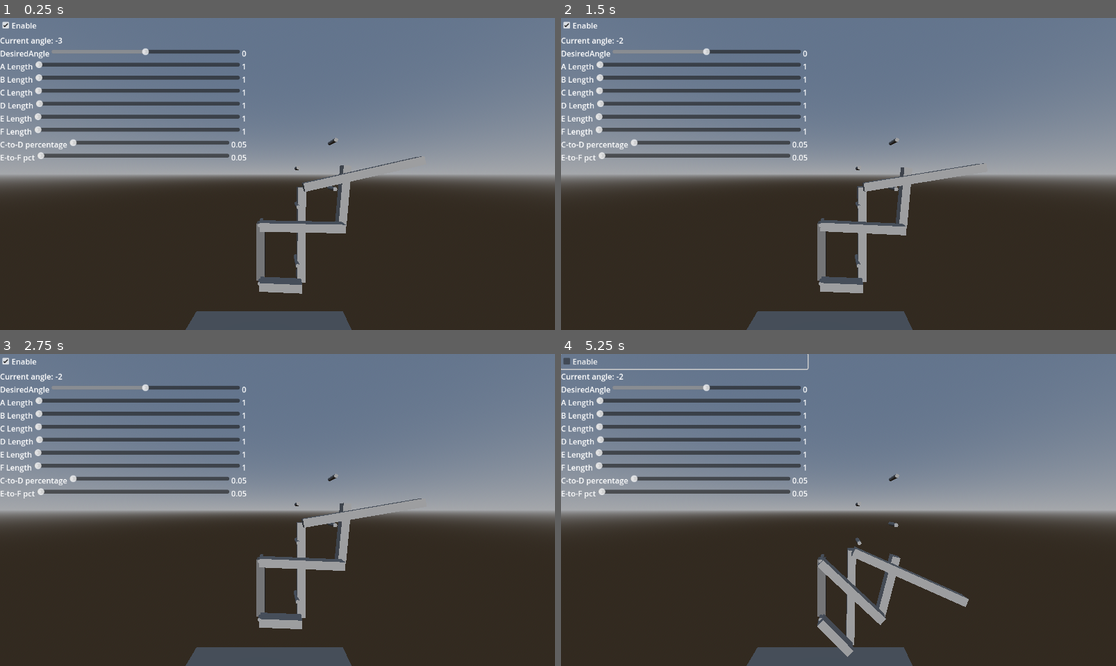
Above: before the commit, frames 1-4 (two rows, left to right).
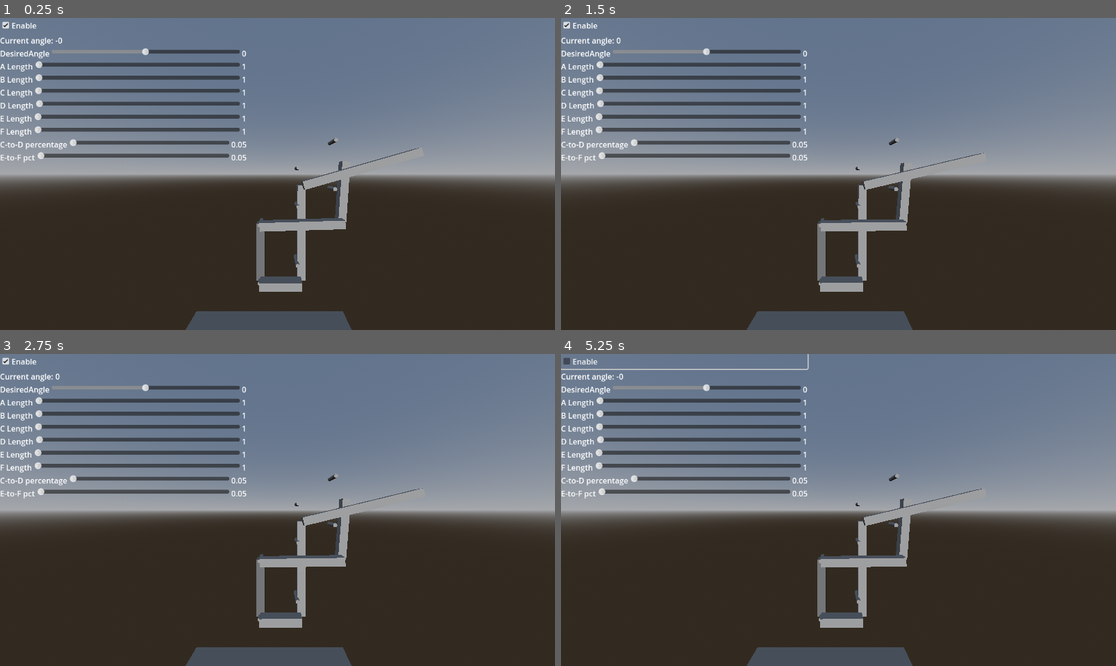
Above: after the commit, the same moments.

Repository: cxw42/godot-wings-demo
Game: Godot game, scene res://top_node.tscn
Two runs of this game, one before a commit and one after it. Both use one fixed random seed, a clock stepped at 60 frames per second and the inputs below.
Inputs:
- Up to frame 1 (0.25 s): no input
- Up to frame 2 (1.5 s): tap Enter (ui_accept) at 0.5, 0.77 s; hold Right (ui_right) 0.53-1.28 s; hold Down (ui_down) from 1.28 s (still down)
- Up to frame 3 (2.75 s): tap Enter (ui_accept) at 1.52 s; release Down (ui_down) at 2.03 s; hold Right (ui_right) from 2.03 s (still down)
- Up to frame 4 (5.25 s): release Right (ui_right) at 2.78 s; hold Up (ui_up) 2.78-3.53 s; tap Enter (ui_accept) at 3.02, 3.77 s; hold Left (ui_left) 3.53-4.25 s; click "Enable" at 4.25 s; hold Left (ui_left) from 5.03 s (still down)

The runs differ from the first frame. In frame 1, 0.7% of the frame differs, in the area x 10-76%, y 6-89%; in frame 2, 0.8%; in frame 3, 0.7%; in frame 4, 3.3%, in the area x 10-76%, y 6-98%.

Commit message:
Changing beams per UI [WIP]

Diff:
--- a/project.godot
+++ b/project.godot
@@ -17,7 +17,7 @@
 
 [physics]
 
-3d/default_gravity=32.0
+3d/default_gravity=0.0
 3d/default_linear_damp=3.0
 3d/default_angular_damp=3.0
 
--- a/top_node.tscn
+++ b/top_node.tscn
@@ -31,6 +31,8 @@
 var along_c_pct: float ## c->d pctage of the way along C, 0..1
 var along_f_pct: float ## e->f pctage of the way along F, 0..1
 
+#var need_rebuild := false
+
 ## Resize a beam having a CSGMesh3D child and a CollisionShape3D child,
 ## in that order.
 func resize_beam_(beam: Node3D, length_m: float):
@@ -52,6 +54,7 @@
 func rebuild_():
     if not is_inside_tree() or not a_to_b:
         return
+    #need_rebuild = false
 
     # Freeze the nodes so we can move them
     for node in [b_beam, c_beam, d_beam, e_beam, f_beam]:
@@ -72,28 +75,28 @@
     resize_beam_(e_beam, e_m)
     resize_beam_(f_beam, f_m)
 
-    # Reposition the end-of-beam joints, starting from the base (A).
+    # Reposition the beams and end-of-beam joints, starting from the base (A).
     # Each beam's Y axis extends along the beam, away from A.
-    var a_bottom = a_beam.global_position - a_beam.global_basis.y * Vector3(0,a_m/2,0)
+    var a_bottom = a_beam.global_position - a_beam.global_basis.y.normalized() * Vector3(0,a_m/2,0)
     a_to_b.global_position = a_bottom
-
-    var a_top = a_beam.global_position + a_beam.global_basis.y * Vector3(0,a_m/2,0)
+    b_beam.global_position = a_bottom + b_beam.global_basis.y.normalized() * Vector3(0, b_m/2, 0)
+
+    var a_top = a_beam.global_position + a_beam.global_basis.y.normalized() * Vector3(0,a_m/2,0)
     a_to_c.global_position = a_top
-    b_to_d.global_position = a_to_b.global_position + -b_beam.global_basis.y * Vector3(0,b_m,0)
-    c_to_e.global_position = c_beam.global_position + -c_beam.global_basis.y * Vector3(0,c_m,0)
-    d_to_f.global_position = d_beam.global_position + -d_beam.global_basis.y * Vector3(0,d_m,0)
-
-    # Central ones
-    c_to_d.global_position = c_beam.global_position + -c_beam.global_basis.y * Vector3(0,c_m*along_c_pct,0)
-    e_to_f.global_position = f_beam.global_position + -f_beam.global_basis.y * Vector3(0,f_m*along_f_pct,0)
-
-    # Reposition the beams
-    b_beam.global_position = a_bottom + -b_beam.global_basis.y * Vector3(0, b_m/2, 0)
-    c_beam.global_position = a_top + c_beam.global_basis.y * Vector3(0, c_m/2, 0)
-    #print(c_beam.global_position)
-    d_beam.global_position = b_to_d.global_position + -d_beam.global_basis.y * Vector3(0, d_m/2, 0)
-    e_beam.global_position = c_to_e.global_position + -e_beam.global_basis.y * Vector3(0, e_m/2, 0)
-    f_beam.global_position = d_to_f.global_position + -f_beam.global_basis.y * Vector3(0, f_m/2, 0)
+    c_beam.global_position = a_top + c_beam.global_basis.y.normalized() * Vector3(0, c_m/2, 0)
+
+    b_to_d.global_position = a_to_b.global_position + b_beam.global_basis.y.normalized() * Vector3(0,b_m,0)
+    d_beam.global_position = b_to_d.global_position + d_beam.global_basis.y.normalized() * Vector3(0, d_m/2, 0)
+
+    c_to_e.global_position = c_beam.global_position + c_beam.global_basis.y.normalized() * Vector3(0,c_m,0)
+    e_beam.global_position = c_to_e.global_position + e_beam.global_basis.y.normalized() * Vector3(0, e_m/2, 0)
+
+    d_to_f.global_position = d_beam.global_position + d_beam.global_basis.y.normalized() * Vector3(0,d_m,0)
+    f_beam.global_position = d_to_f.global_position + f_beam.global_basis.y.normalized() * Vector3(0, f_m/2, 0)
+
+    # Central joints
+    c_to_d.global_position = c_beam.global_position + c_beam.global_basis.y.normalized() * Vector3(0,c_m*along_c_pct,0)
+    e_to_f.global_position = f_beam.global_position + f_beam.global_basis.y.normalized() * Vector3(0,f_m*along_f_pct,0)
 
     await get_tree().physics_frame
 
